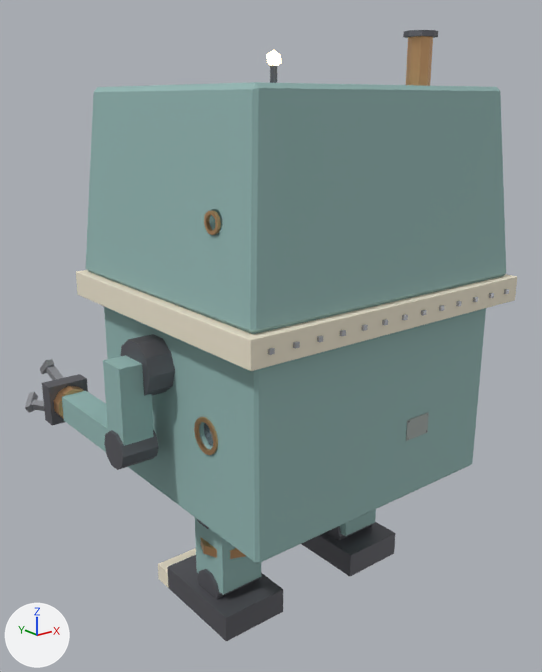
The glTF model assets/models/mecha.glb as it was, and as the next commit left it.
Both versions are drawn from a camera (50 mm lens) standing at (-7.81, -9.18, 8.4) and looking at (0.09, 0.7, 4.45). Arrows for +X, +Y and +Z are at lower left; the lights stay in place. The picture after the commit comes second. Vertices at exactly the same position are counted once.

Names of what the first picture shows: 'Ext_Body', 'Ext_Collar', 'Ext_Details', 'Ext_Head' and 3 more.
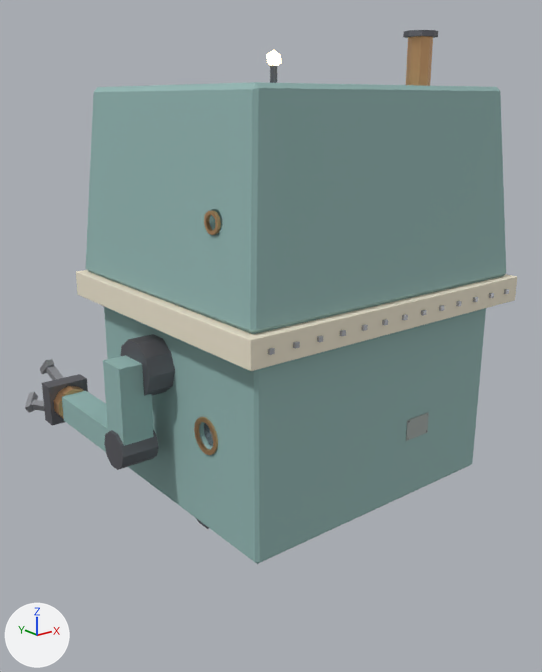
Changed parts and their boxes [x1, y1, x2, y2] in the pictures (542 x 672 px):
'Ext_Details', reshaped (18% shorter)
    before: [25, 30, 509, 641]
    after: [25, 30, 509, 529]
part 1 of me_ext_details, deleted
    before: [158, 509, 395, 641]

The edits, one by one:
me_ext_details is used by ob_ext_details; location (0.0, 0.0, 0.0).
me_ext_details had 975 vertices, 1634 faces and spanned x -3.47..3.38, y -2.44..4.26, z 0.0..9.37.
me_ext_details now has 855 vertices, 1434 faces and spans x -3.47..3.38, y -2.44..4.26, z 1.75..9.37.
me_ext_details part 1: 10 loose pieces with 120 vertices, spanning x -2.0..2.0, y -0.75..1.4, z 0.0..1.95, are deleted.
